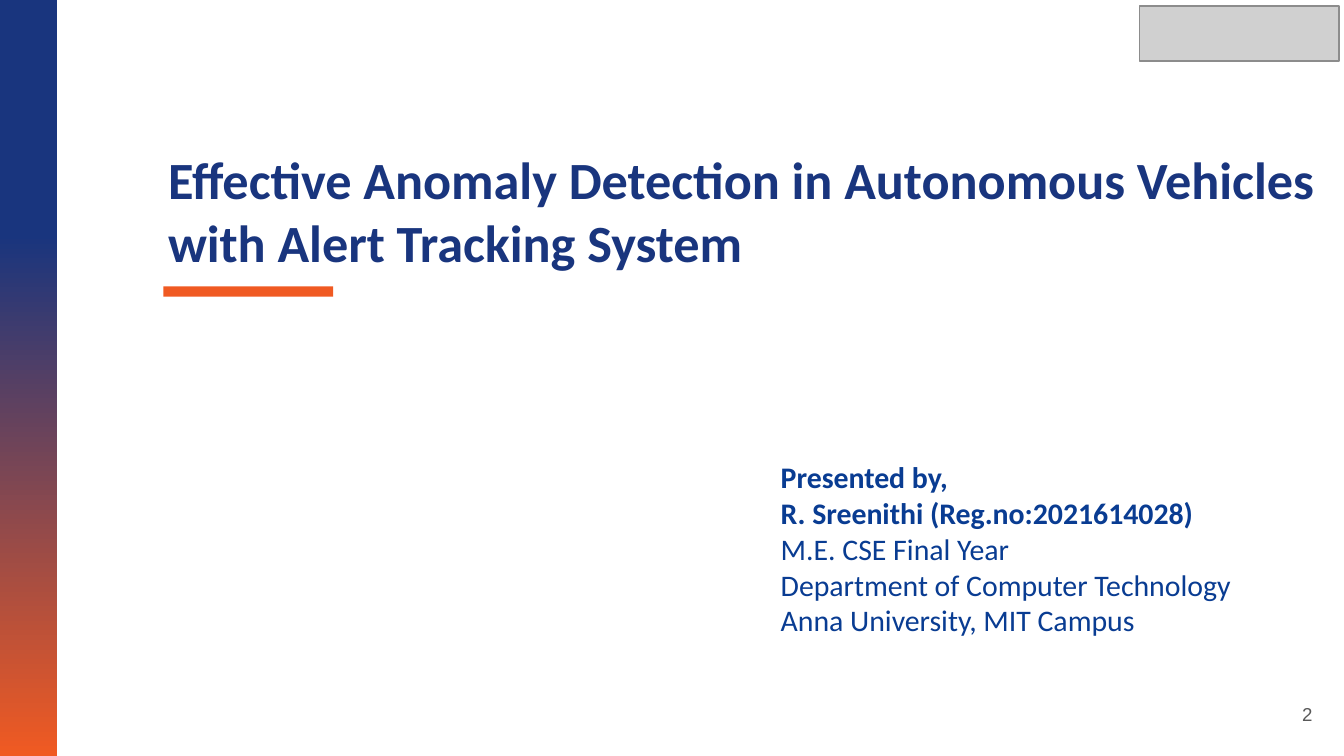
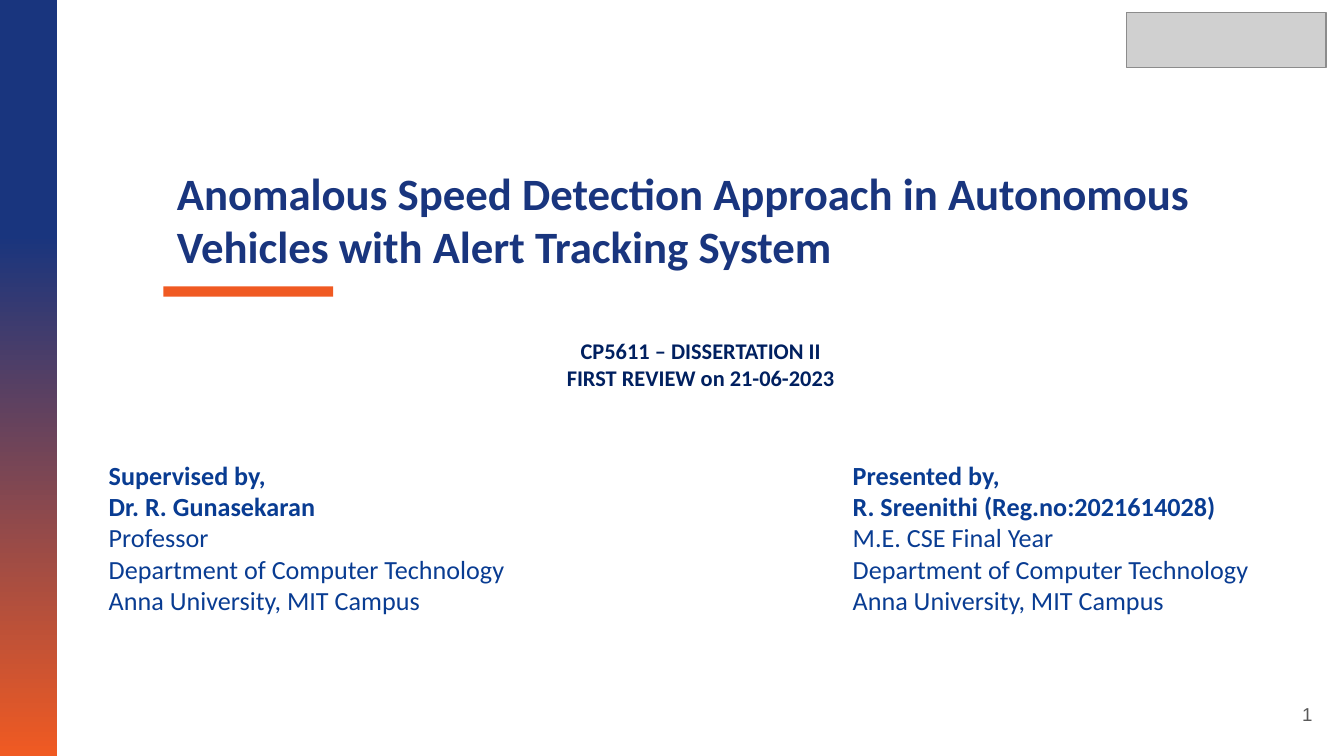
Before and after one commit to sreenithi21/ADAV, a slide deck: slide 1 of NGN PPT/AV_NGN_LAB_PPT.pptx (slide 2 before the commit). Drawn at 1344x756 pixels with LibreOffice and Linux fonts; fonts in the diff are those of the drawing; grey boxes stand for pictures. Boxes give left, top, right and bottom in pixels: in the first picture for what was removed or moved away, otherwise in the second. Text is boxed around its words. In the diff, an @@ line names an element or a change of style, - is before the commit and + after.

```diff
--- a/NGN PPT/AV_NGN_LAB_PPT.pptx
+++ b/NGN PPT/AV_NGN_LAB_PPT.pptx
@@ picture: place and size @@
-picture at (1140, 7, 1339, 62)
+picture at (1126, 12, 1325, 67)
@@ text at (177, 178, 1189, 271): text changed; size 28 to 24 pt @@
-Effective Anomaly Detection in Autonomous Vehicles with Alert Tracking System
+Anomalous Speed Detection Approach in Autonomous Vehicles with Alert Tracking System
@@ text added at (567, 343, 834, 386), 12 pt, text #002060, bold @@
+CP5611 – DISSERTATION II
+FIRST REVIEW on 21-06-2023
@@ text added at (109, 466, 504, 615), 14 pt, text #093C92 @@
+Supervised by,
+Dr. R. Gunasekaran
+Professor
+Department of Computer Technology
+Anna University, MIT Campus
@@ text "Presented by,": place and size @@
-text "Presented by," at (781, 467, 1230, 636)
+text "Presented by," at (853, 466, 1248, 615)
@@ text "Presented by," at (853, 466, 1248, 615): size 16 to 14 pt @@
@@ page number at (1302, 708, 1312, 721): text changed @@
-2
+1
```
Also in this commit, not shown: 18 other slides changed, 4 slides added, 5 slides removed, 14 other files.
